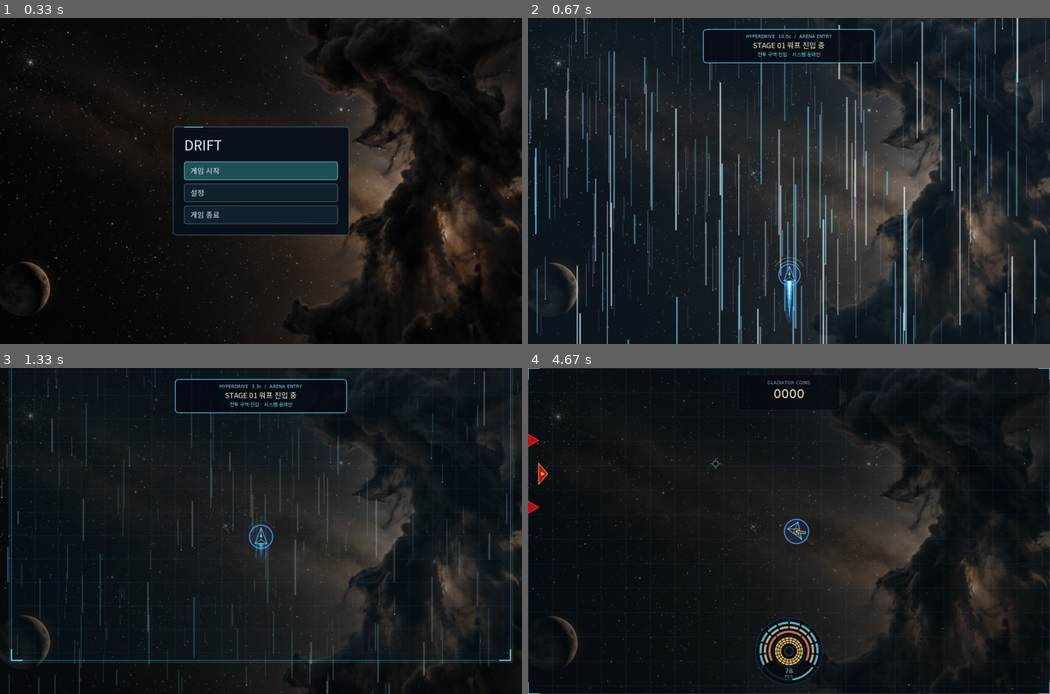
Above: before the commit, frames 1-4 (two rows, left to right).
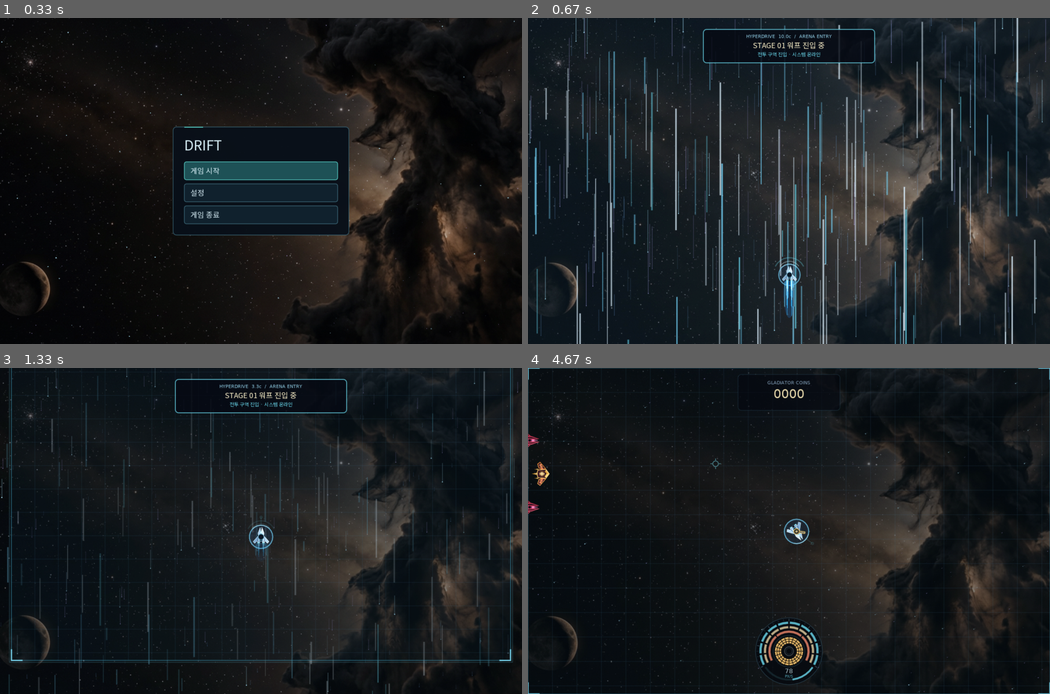
Above: after the commit, the same moments.

Repository: ChatPoongKun/SpaceGladiator
Game: LÖVE game, started from main.lua
Two runs of this game, one before a commit and one after it. Both use one fixed random seed, a clock stepped at 60 frames per second and the inputs below.
Inputs (mouse positions are in pixels of both pictures, inside the frame that each line leads up to):
- Up to frame 1 (0.33 s): no input
- Up to frame 2 (0.67 s): tap Enter at 0.33 s
- Up to frame 3 (1.33 s): no input
- Up to frame 4 (4.67 s): hold Up 1.67-2.13 s; move the mouse to (627, 605) at 1.7 s; hold D 2.17-2.8 s; move the mouse to (851, 560) at 2.2 s; hold S 2.83-3.2 s; move the mouse to (799, 420) at 2.87 s; hold A 3.23-3.7 s; move the mouse to (601, 521) at 3.27 s; hold D 3.73-4.2 s; move the mouse to (789, 570) at 3.77 s; hold W 4.23-4.53 s; move the mouse to (987, 654) at 4.27 s; hold D from 4.57 s (still down); move the mouse to (715, 462) at 4.6 s

Frame 1 is identical in both runs. In frame 2, 0.2% of the frame differs, in the area x 48-52%, y 75-94%; in frame 3, 0.1%; in frame 4, 0.3%, in the area x 0-54%, y 20-55%.

Commit message:
Redesign player and enemy ships with Nova Assault style

Diff:
--- a/enemies.lua
+++ b/enemies.lua
@@ -689,29 +689,230 @@
     end
 end
 
+-- Nova Assault enemy hull renderer (Option 1: TRACER, BEAMCASTER, BULWARK-PRIME).
+-- Drawn in local space centered at (0, 0), nose pointing up (-Y).
+function Enemies.drawHull(kind, aimed, time, opts)
+    local g = love.graphics
+    local t = time or 0
+    local pulse = 0.86 + 0.14 * math.sin(t * 7.2)
+    local thrust = opts and opts.thrust or 0
+    local flicker = 1 + math.sin(t * 48) * 0.14
+
+    if kind == 1 then
+        -- WEDGE: TRACER (split obsidian pincer interceptor + exposed burning orange core)
+        if thrust > 0.05 then
+            local len = (9 + 6 * thrust) * flicker
+            g.setColor(1, 0.42, 0.18, 0.72 * thrust)
+            g.polygon("fill", -3.4, 6, 0, 6 + len, 3.4, 6)
+            g.setColor(1, 0.95, 0.78, 0.92 * thrust)
+            g.polygon("fill", -1.4, 6, 0, 6 + len * 0.55, 1.4, 6)
+        end
+
+        -- Dark underframe (split into 2 convex triangles)
+        g.setColor(0.07, 0.024, 0.05, 1)
+        g.polygon("fill", 0, -12, -9, 9, 0, 6)
+        g.polygon("fill", 0, -12, 0, 6, 9, 9)
+
+        -- Exposed hot-orange internal core in cleft
+        g.setColor(1, 0.46, 0.20, 0.30 * pulse)
+        g.circle("fill", 0, -1, 5.2)
+        g.setColor(1, aimed and 0.68 or 0.54, aimed and 0.42 or 0.25, 0.95 * pulse)
+        g.polygon("fill", 0, -9, -2.5, 0, 0, 5, 2.5, 0)
+        g.setColor(1, 0.97, 0.84, pulse)
+        g.circle("fill", 0, -2, 1.5)
+
+        -- Left obsidian pincer armor (convex quad + inner bridge)
+        g.setColor(0.22, 0.09, 0.14, 1)
+        g.polygon("fill", -2.2, -16.5, -11.5, 10, -7.5, 11, -4.2, 4.5)
+        g.polygon("fill", -2.2, -16.5, -4.2, 4.5, -2.4, -4)
+        -- Right lit ruby-obsidian pincer armor
+        g.setColor(0.37, 0.12, 0.18, 1)
+        g.polygon("fill", 2.2, -16.5, 11.5, 10, 7.5, 11, 4.2, 4.5)
+        g.polygon("fill", 2.2, -16.5, 4.2, 4.5, 2.4, -4)
+
+        -- Crisp vermilion/coral outlines & leading-edge speculars
+        g.setLineWidth(1.1)
+        if aimed then
+            g.setColor(1, 0.66, 0.48, 1)
+        else
+            g.setColor(1, 0.30, 0.32, 1)
+        end
+        g.line(-2.2, -16.5, -11.5, 10, -7.5, 11, -4.2, 4.5, -2.4, -4, -2.2, -16.5)
+        if aimed then
+            g.setColor(1, 0.78, 0.58, 1)
+        else
+            g.setColor(1, 0.42, 0.39, 1)
+        end
+        g.line(2.2, -16.5, 11.5, 10, 7.5, 11, 4.2, 4.5, 2.4, -4, 2.2, -16.5)
+        g.setLineWidth(0.75)
+        g.setColor(1, 0.72, 0.64, 0.82)
+        g.line(-2.2, -15.5, -10.5, 9)
+        g.line(2.2, -15.5, 10.5, 9)
+
+    elseif kind == 2 then
+        -- EQUILATERAL: BEAMCASTER (tuning-fork emitter rails + floating magenta laser orb)
+        if thrust > 0.05 then
+            local len = (8 + 6 * thrust) * flicker
+            for _, side in ipairs({ -1, 1 }) do
+                local nx = side * 7.5
+                g.setColor(1, 0.32, 0.54, 0.72 * thrust)
+                g.polygon("fill", nx - 3.0, 11, nx, 11 + len, nx + 3.0, 11)
+                g.setColor(1, 0.88, 0.95, 0.90 * thrust)
+                g.polygon("fill", nx - 1.2, 11, nx, 11 + len * 0.55, nx + 1.2, 11)
+            end
+        end
+
+        -- Dark chassis frame
+        g.setColor(0.07, 0.028, 0.062, 1)
+        g.polygon("fill", 0, -14, -16, 9, 16, 9)
+        g.setLineWidth(0.9)
+        g.setColor(0.26, 0.08, 0.15, 0.9)
+        g.polygon("line", 0, -14, -16, 9, 16, 9)
+
+        -- Suspended magenta laser focusing orb in front cleft
+        g.setColor(1, 0.24, 0.62, 0.28 * pulse)
+        g.circle("fill", 0, -10, 7.5)
+        g.setColor(1, 0.23, 0.63, 0.96 * pulse)
+        g.circle("fill", 0, -10, 3.4)
+        g.setLineWidth(0.85)
+        g.setColor(1, 0.84, 0.94, 0.95 * pulse)
+        g.circle("line", 0, -10, 3.4)
+        g.setColor(1, 1, 1, pulse)
+        g.circle("fill", 0, -10, 1.5)
+        g.setLineWidth(1.2)
+        g.setColor(1, 0.55, 0.82, 0.88 * pulse)
+        g.line(0, -21, 0, -13)
+
+        -- Split tuning-fork twin emitter rails
+        g.setColor(0.22, 0.085, 0.145, 1)
+        g.polygon("fill", -4, -23.5, -9.5, -6, -8, 13, -4.5, 14)
+        g.polygon("fill", -4, -23.5, -4.5, 14, -3.2, -13)
+        g.setColor(0.36, 0.11, 0.18, 1)
+        g.polygon("fill", 4, -23.5, 9.5, -6, 8, 13, 4.5, 14)
+        g.polygon("fill", 4, -23.5, 4.5, 14, 3.2, -13)
+
+        -- Separated outer delta stabilizer plates
+        g.setColor(0.20, 0.08, 0.135, 1)
+        g.polygon("fill", -11.5, -3, -21.5, 10.5, -17.5, 14, -10, 9.5)
+        g.setColor(0.35, 0.11, 0.175, 1)
+        g.polygon("fill", 11.5, -3, 21.5, 10.5, 17.5, 14, 10, 9.5)
+
+        -- Center rear bridge
+        g.setColor(0.165, 0.05, 0.11, 1)
+        g.polygon("fill", -4.5, 2, 4.5, 2, 3.5, 11, -3.5, 11)
+
+        -- Crisp crimson/coral outlines
+        g.setLineWidth(1.1)
+        if aimed then
+            g.setColor(1, 0.62, 0.50, 1)
+        else
+            g.setColor(1, 0.27, 0.40, 1)
+        end
+        g.line(-4, -23.5, -9.5, -6, -8, 13, -4.5, 14, -3.2, -13, -4, -23.5)
+        g.polygon("line", -11.5, -3, -21.5, 10.5, -17.5, 14, -10, 9.5)
+        if aimed then
+            g.setColor(1, 0.72, 0.62, 1)
+        else
+            g.setColor(1, 0.37, 0.50, 1)
+        end
+        g.line(4, -23.5, 9.5, -6, 8, 13, 4.5, 14, 3.2, -13, 4, -23.5)
+        g.polygon("line", 11.5, -3, 21.5, 10.5, 17.5, 14, 10, 9.5)
+        g.setLineWidth(0.85)
+        g.setColor(1, 0.44, 0.72, 0.9)
+        g.polygon("line", -4.5, 2, 4.5, 2, 3.5, 11, -3.5, 11)
+
+    else
+        -- OBTUSE: BULWARK-PRIME (obsidian + ceremonial gold command flying wing + 6 missile bays)
+        if thrust > 0.05 then
+            local len = (9 + 6 * thrust) * flicker
+            for _, spec in ipairs({ { -11, 9, 0.75 }, { 0, 11, 1.0 }, { 11, 9, 0.75 } }) do
+                local nx, ny, s = spec[1], spec[2], spec[3]
+                g.setColor(1, 0.72, 0.24, 0.72 * s * thrust)
+                g.polygon("fill", nx - 3.6 * s, ny, nx, ny + len * s, nx + 3.6 * s, ny)
+                g.setColor(1, 0.97, 0.85, 0.92 * s * thrust)
+                g.polygon("fill", nx - 1.5 * s, ny, nx, ny + len * 0.55 * s, nx + 1.5 * s, ny)
+            end
+        end
+
+        -- Heavy armored underframe + glowing amber channel
+        g.setColor(0.07, 0.028, 0.055, 1)
+        g.polygon("fill", 0, -13, -26, 8, 0, 13, 26, 8)
+        g.setLineWidth(2.6)
+        g.setColor(1, 0.61, 0.19, 0.45 * pulse)
+        g.line(-22, 4, 22, 4)
+
+        -- Outer split armored wing plates (convex pentagons)
+        g.setColor(0.24, 0.10, 0.145, 1)
+        g.polygon("fill", -13, -7, -28.5, 6.5, -24, 12.5, -14, 9, -11, -1)
+        g.setColor(0.36, 0.13, 0.18, 1)
+        g.polygon("fill", 13, -7, 28.5, 6.5, 24, 12.5, 14, 9, 11, -1)
+
+        g.setLineWidth(1.2)
+        g.setColor(1, aimed and 0.74 or 0.60, aimed and 0.42 or 0.24, 1)
+        g.polygon("line", -13, -7, -28.5, 6.5, -24, 12.5, -14, 9, -11, -1)
+        g.setColor(1, aimed and 0.82 or 0.72, aimed and 0.52 or 0.33, 1)
+        g.polygon("line", 13, -7, 28.5, 6.5, 24, 12.5, 14, 9, 11, -1)
+
+        -- Central command citadel (convex heptagon)
+        g.setColor(0.22, 0.095, 0.14, 1)
+        g.polygon("fill", 0, -16, -11, -8, -9.5, 11.5, -3.5, 13.5, 3.5, 13.5, 9.5, 11.5, 11, -8)
+        g.setLineWidth(1.3)
+        g.setColor(1, 0.82, 0.44, 1)
+        g.polygon("line", 0, -16, -11, -8, -9.5, 11.5, -3.5, 13.5, 3.5, 13.5, 9.5, 11.5, 11, -8)
+
+        -- Sculpted ceremonial gold brow chevron (two convex quads)
+        g.setColor(0.86, 0.62, 0.22, 1)
+        g.polygon("fill", 0, -15.5, -9, -8, -6.5, -4.5, 0, -9.5)
+        g.setColor(1, 0.84, 0.44, 1)
+        g.polygon("fill", 0, -15.5, 9, -8, 6.5, -4.5, 0, -9.5)
+        g.setLineWidth(0.7)
+        g.setColor(1, 0.96, 0.80, 0.9)
+        g.line(-9, -8, 0, -15.5, 9, -8)
+
+        -- 6 recessed crimson missile bay blisters (3 per wing)
+        local pods = {
+            { -21.5, 5.2, -0.24 }, { -17.0, 3.2, -0.17 }, { -12.5, 1.7, -0.10 },
+            { 12.5, 1.7, 0.10 }, { 17.0, 3.2, 0.17 }, { 21.5, 5.2, 0.24 },
+        }
+        g.setLineWidth(0.7)
+        for _, pod in ipairs(pods) do
+            g.push()
+            g.translate(pod[1], pod[2])
+            g.rotate(pod[3])
+            g.setColor(1, 0.24, 0.26, 0.95)
+            g.rectangle("fill", -1.5, -2.2, 3.0, 4.4, 0.7, 0.7)
+            g.setColor(1, 0.84, 0.48, 0.9)
+            g.rectangle("line", -1.5, -2.2, 3.0, 4.4, 0.7, 0.7)
+            g.pop()
+        end
+
+        -- Burning solar-gold reactor core
+        g.setColor(1, 0.76, 0.24, 0.32 * pulse)
+        g.circle("fill", 0, 2, 7.6)
+        g.setColor(1, 0.83, 0.36, 0.96 * pulse)
+        g.polygon("fill", 0, -4.5, -4.2, 2, 0, 8, 4.2, 2)
+        g.setLineWidth(0.8)
+        g.setColor(1, 1, 1, 0.95 * pulse)
+        g.polygon("line", 0, -4.5, -4.2, 2, 0, 8, 4.2, 2)
+        g.circle("fill", 0, 2, 1.8)
+    end
+end
+
 function Enemies:draw(time)
     local g = love.graphics
     g.push("all")
-    g.setLineWidth(1.5)
     for _, enemy in ipairs(self.items) do
-        local vertices = self.types[enemy.kind].vertices
+        local thrust = 0
+        if enemy.accelerating then
+            thrust = 1
+        elseif enemy.speed then
+            local spd = enemy:speed()
+            if spd > 18 then thrust = math.min(0.6, spd / math.max(1, enemy.maxSpeed or 200)) end
+        end
         g.push()
         g.translate(enemy.x, enemy.y)
         g.rotate(enemy.angle)
-        g.setColor(0.72, 0.06, 0.09, 1)
-        g.polygon("fill", vertices)
-        if enemy.kind == 3 then
-            g.setColor(1, 0.68, 0.24, 1)
-        elseif enemy.aimed then
-            g.setColor(1, 0.56, 0.42, 1)
-        else
-            g.setColor(1, 0.24, 0.25, 1)
-        end
-        g.polygon("line", vertices)
-        if enemy.kind == 3 then
-            g.setColor(1, 0.80, 0.34, 0.9)
-            g.polygon("fill", 0, -5, -5, 4, 5, 4)
-        end
+        Enemies.drawHull(enemy.kind, enemy.aimed, time, { thrust = thrust })
         g.pop()
     end
     g.pop()
--- a/main.lua
+++ b/main.lua
@@ -378,7 +378,7 @@
         {label = "격추한 적", value = enemies.kills .. "기", heading = true},
     }
     for i, kind in ipairs(Enemies.types) do
-        rows[#rows + 1] = {label = kind.name, value = (enemies.killsByKind[i] or 0) .. "기", vertices = kind.vertices}
+        rows[#rows + 1] = {label = kind.name, value = (enemies.killsByKind[i] or 0) .. "기", vertices = kind.vertices, enemyKind = i}
     end
     local accuracy = turret.shotsFired > 0 and 100 * turret.shotsHit / turret.shotsFired or 0
     rows[#rows + 1] = {label = "명중률", value = string.format("%.1f%%", accuracy), heading = true}
--- a/menu.lua
+++ b/menu.lua
@@ -61,7 +61,15 @@
             g.rectangle("fill", left, rowY, contentWidth, step, 3, 3)
             g.setColor(0.55, 0.91, 0.89, 1)
         else
-            if row.vertices then
+            if row.enemyKind then
+                local Enemies = require("enemies")
+                g.push("all")
+                g.translate(textX + 8, rowY + step / 2)
+                g.scale(0.38)
+                Enemies.drawHull(row.enemyKind, false, 0)
+                g.pop()
+                textX = textX + 27
+            elseif row.vertices then
                 g.push()
                 g.translate(textX + 8, rowY + step / 2)
                 g.scale(0.36)
--- a/replay.lua
+++ b/replay.lua
@@ -1214,7 +1214,6 @@
 
     -- Draw enemies (with interpolation when matched)
     g.push("all")
-    g.setLineWidth(1.5)
     for i = 1, #f0.enemies do
         local e0 = f0.enemies[i]
         local ex, ey, ea = e0.x, e0.y, e0.angle
@@ -1224,24 +1223,10 @@
             ey = lerp(e0.y, e1.y, alpha)
             ea = lerpAngle(e0.angle, e1.angle, alpha)
         end
-        local def = Enemies.types[e0.kind] or Enemies.types[1]
         g.push()
         g.translate(ex, ey)
         g.rotate(ea)
-        g.setColor(0.72, 0.06, 0.09, 1)
-        g.polygon("fill", def.vertices)
-        if e0.kind == 3 then
-            g.setColor(1, 0.68, 0.24, 1)
-        elseif e0.aimed then
-            g.setColor(1, 0.56, 0.42, 1)
-        else
-            g.setColor(1, 0.24, 0.25, 1)
-        end
-        g.polygon("line", def.vertices)
-        if e0.kind == 3 then
-            g.setColor(1, 0.80, 0.34, 0.9)
-            g.polygon("fill", 0, -5, -5, 4, 5, 4)
-        end
+        Enemies.drawHull(e0.kind, e0.aimed, srcTime, { thrust = 0.55 })
         g.pop()
     end
     g.pop()
--- a/ship.lua
+++ b/ship.lua
@@ -297,21 +297,33 @@
     return r + (1 - r) * amount, g + (1 - g) * amount, b + (1 - b) * amount
 end
 
+local function setBlendedColor(g, r, gg, b, a, flash, alpha)
+    local br, bg, bb = blendWhite(r, gg, b, flash)
+    g.setColor(br, bg, bb, a * alpha)
+end
+
 function Ship:draw(time)
     local g = love.graphics
+    local t = time or 0
     local speed = self:speed()
     local boost = self.boostLevel
     local blinkAlpha, blinkFlash = self:invulnBlinkAlpha()
+    local pulse = 0.86 + 0.14 * math.sin(t * 6.5)
+
+    g.push("all")
     if self:hasShield() then
         local radius = self:hitRadius()
-        g.setColor(0.12, 0.36, 0.95, 0.14 * blinkAlpha)
+        g.setColor(0.16, 0.56, 1, 0.09 * blinkAlpha)
         g.circle("fill", self.x, self.y, radius)
-        g.setLineWidth(4)
-        g.setColor(0.17, 0.44, 1, 0.21 * blinkAlpha)
+        g.setLineWidth(3.4)
+        g.setColor(0.28, 0.72, 1, 0.22 * blinkAlpha)
         g.circle("line", self.x, self.y, radius)
-        g.setLineWidth(1.3)
-        g.setColor(0.40, 0.76, 1, 0.90 * blinkAlpha)
+        g.setLineWidth(1.2)
+        g.setColor(0.51, 0.88, 1, 0.84 * blinkAlpha)
         g.circle("line", self.x, self.y, radius)
+        g.setLineWidth(1.4)
+        g.setColor(0.85, 0.98, 1, 0.45 * blinkAlpha)
+        g.arc("line", "open", self.x, self.y, radius, self.angle - math.pi * 0.75, self.angle - math.pi * 0.25)
     end
     if speed > 4 then
         -- The small marker shows momentum, independently of the ship's nose.
@@ -325,69 +337,141 @@
     end
 
     if self.braking and speed > 1 then
-        local pulse = 0.22 + math.sin(time * 18) * 0.08
-        g.setColor(0.35, 0.92, 0.91, pulse * blinkAlpha)
+        local brakingPulse = 0.22 + math.sin(t * 18) * 0.08
+        g.setColor(0.35, 0.92, 0.91, brakingPulse * blinkAlpha)
         g.setLineWidth(2)
-        g.arc("line", "open", self.x, self.y, 30, time * 2, time * 2 + 4.5)
+        g.arc("line", "open", self.x, self.y, 30, t * 2, t * 2 + 4.5)
     end
 
     g.push()
     g.translate(self.x, self.y)
     g.rotate(self.angle)
 
+    -- Twin Nova Drift-style ribbon thrusters aligned with the dual exhaust ports (x = +-6.2).
     if boost > 0 then
-        local trail = (92 + math.sin(time * 96) * 14) * boost
+        local trail = (86 + math.sin(t * 96) * 14) * boost
         g.setColor(0.14, 0.57, 1, boost * 0.20 * blinkAlpha)
-        g.ellipse("fill", 0, 21 + trail * 0.33, 17, 13 + trail * 0.68)
-        g.setColor(0.23, 0.70, 1, boost * 0.9 * blinkAlpha)
-        g.polygon("fill", -10, 15, 0, 23 + trail, 10, 15)
-        g.setColor(0.81, 0.99, 1, boost * blinkAlpha)
-        g.polygon("fill", -5, 15, 0, 20 + trail * 0.56, 5, 15)
-        g.setColor(0.48, 0.88, 1, boost * 0.68 * blinkAlpha)
-        g.setLineWidth(2)
-        g.line(-12, 22, -13, 28 + trail * 0.72)
-        g.line(12, 22, 13, 28 + trail * 0.72)
+        g.ellipse("fill", 0, 21 + trail * 0.30, 17, 13 + trail * 0.62)
+        for _, side in ipairs({ -1, 1 }) do
+            local nx = side * 6.2
+            g.setColor(0.20, 0.72, 1, boost * 0.88 * blinkAlpha)
+            g.polygon("fill", nx - 4.2, 15, nx, 22 + trail, nx + 4.2, 15)
+            g.setColor(0.82, 0.99, 1, boost * blinkAlpha)
+            g.polygon("fill", nx - 2.2, 15, nx, 19 + trail * 0.56, nx + 2.2, 15)
+            g.setColor(0.48, 0.90, 1, boost * 0.65 * blinkAlpha)
+            g.setLineWidth(1.6)
+            g.line(side * 12.5, 20, side * 13.5, 26 + trail * 0.66)
+        end
     elseif self.accelerating then
-        local flame = 27 + math.sin(time * 57) * 7 + math.sin(time * 31) * 3
-        g.setColor(1, 0.40, 0.16, 0.08 * blinkAlpha)
-        g.ellipse("fill", 0, 23, 18, flame + 12)
-        g.setColor(1, 0.46, 0.16, 0.8 * blinkAlpha)
-        g.polygon("fill", -7, 15, 0, 16 + flame, 7, 15)
-        g.setColor(1, 0.85, 0.48, blinkAlpha)
-        g.polygon("fill", -4, 15, 0, 29 + flame * 0.3, 4, 15)
-        g.setColor(0.92, 1, 1, blinkAlpha)
-        g.polygon("fill", -3, 15, 0, 27, 3, 15)
-    end
-
-    for scale = 3, 1, -1 do
-        local gr, gg, gb = blendWhite(0.26, 0.78, 1, blinkFlash)
-        local glowAlpha = (0.025 + 0.06 * blinkFlash) * (4 - scale) * blinkAlpha
-        g.setColor(gr, gg, gb, glowAlpha)
+        local flame = 24 + math.sin(t * 57) * 6 + math.sin(t * 31) * 3
+        g.setColor(0.18, 0.74, 1, 0.14 * blinkAlpha)
+        g.ellipse("fill", 0, 21 + flame * 0.25, 14, flame * 0.75 + 8)
+        for _, side in ipairs({ -1, 1 }) do
+            local nx = side * 6.2
+            g.setColor(0.16, 0.62, 1, 0.78 * blinkAlpha)
+            g.polygon("fill", nx - 3.6, 15, nx, 16 + flame, nx + 3.6, 15)
+            g.setColor(0.48, 0.96, 1, 0.92 * blinkAlpha)
+            g.polygon("fill", nx - 2.3, 15, nx, 16 + flame * 0.68, nx + 2.3, 15)
+            g.setColor(0.96, 1, 1, blinkAlpha)
+            g.polygon("fill", nx - 1.3, 15, nx, 15 + flame * 0.42, nx + 1.3, 15)
+        end
+    end
+
+    -- Soft cyan ambient aura behind the chassis.
+    for scale = 2, 1, -1 do
+        local glowAlpha = (0.032 + 0.065 * blinkFlash) * (3 - scale) * blinkAlpha
+        setBlendedColor(g, 0.30, 0.86, 1, glowAlpha, blinkFlash, 1)
         g.push()
-        g.scale(1 + scale * 0.12)
-        g.polygon("fill", 0, -23, -15, 17, 15, 17)
+        g.scale(1 + scale * 0.10)
+        g.polygon("fill", 0, -23, -19, 13, -10, 16, 10, 16, 19, 13)
         g.pop()
     end
 
-    -- Symmetric silhouette: one tip, two equal sides, one flat base.
-    local r, gg, b = blendWhite(0.075, 0.14, 0.20, blinkFlash * 0.72)
-    g.setColor(r, gg, b, blinkAlpha)
-    g.polygon("fill", 0, -23, -15, 17, 15, 17)
-    r, gg, b = blendWhite(0.46, 0.84, 0.91, blinkFlash)
-    g.setColor(r, gg, b, 0.95 * blinkAlpha)
-    g.setLineWidth(1.6 + blinkFlash * 0.9)
-    g.polygon("line", 0, -23, -15, 17, 15, 17)
-    r, gg, b = blendWhite(0.75, 0.94, 1, blinkFlash)
-    g.setColor(r, gg, b, 0.75 * blinkAlpha)
-    g.setLineWidth(1)
-    g.line(0, -23, 0, 7, -15, 17)
-    g.line(0, 7, 15, 17)
-    r, gg, b = blendWhite(0.36, 0.86, 1, blinkFlash)
-    g.setColor(r, gg, b, 0.9 * blinkAlpha)
-    g.polygon("fill", 0, -11, -4, 1, 4, 1)
-    r, gg, b = blendWhite(0.58, 0.93, 1, blinkFlash)
-    g.setColor(r, gg, b, 0.9 * blinkAlpha)
-    g.line(-6, 17, 6, 17)
+    -- 1. Recessed dark skeletal chassis underframe (visible inside negative-space slits).
+    setBlendedColor(g, 0.04, 0.075, 0.125, 1, blinkFlash * 0.72, blinkAlpha)
+    g.polygon("fill", -5, -14, 5, -14, 17, 12, 10, 16, -10, 16, -17, 12)
+    setBlendedColor(g, 0.12, 0.23, 0.34, 0.9, blinkFlash, blinkAlpha)
+    g.setLineWidth(0.9)
+    g.polygon("line", -5, -14, 5, -14, 17, 12, 10, 16, -10, 16, -17, 12)
+
+    -- 2. Internal glowing cyan reactor core & wing-gap plasma conduits.
+    setBlendedColor(g, 0.22, 0.88, 1, 0.26 * pulse, blinkFlash, blinkAlpha)
+    g.circle("fill", 0, -9, 6.2)
+    setBlendedColor(g, 0.38, 0.96, 1, 0.92 * pulse, blinkFlash, blinkAlpha)
+    g.polygon("fill", 0, -17, -2.6, -6, 0, 10, 2.6, -6)
+    g.setLineWidth(2.4)
+    setBlendedColor(g, 0.28, 0.92, 1, 0.35 * pulse, blinkFlash, blinkAlpha)
+    g.line(-6, 2, -13, 9)
+    g.line(6, 2, 13, 9)
+    g.setLineWidth(1.2)
+    setBlendedColor(g, 0.62, 0.98, 1, 0.90 * pulse, blinkFlash, blinkAlpha)
+    g.line(-6, 2, -13, 9)
+    g.line(6, 2, 13, 9)
+
+    -- 3. Outer split delta wing armor plates (directional ice-titanium bevel shading).
+    -- Left wing (cooler mid-steel)
+    setBlendedColor(g, 0.50, 0.67, 0.82, 1, blinkFlash * 0.72, blinkAlpha)
+    g.polygon("fill", -7, -3, -20, 12, -16.5, 16.5, -10.5, 11)
+    setBlendedColor(g, 0.34, 0.49, 0.64, 1, blinkFlash * 0.72, blinkAlpha)
+    g.polygon("fill", -7, -3, -10.5, 11, -6, 8)
+    setBlendedColor(g, 0.26, 0.40, 0.55, 1, blinkFlash * 0.72, blinkAlpha)
+    g.polygon("fill", -10.5, 11, -8.5, 14, -6, 8)
+
+    -- Right wing (sunlit bright ice-titanium)
+    setBlendedColor(g, 0.72, 0.86, 0.96, 1, blinkFlash * 0.72, blinkAlpha)
+    g.polygon("fill", 7, -3, 20, 12, 16.5, 16.5, 10.5, 11)
+    setBlendedColor(g, 0.50, 0.67, 0.82, 1, blinkFlash * 0.72, blinkAlpha)
+    g.polygon("fill", 7, -3, 10.5, 11, 6, 8)
+    setBlendedColor(g, 0.38, 0.55, 0.70, 1, blinkFlash * 0.72, blinkAlpha)
+    g.polygon("fill", 10.5, 11, 8.5, 14, 6, 8)
+
+    g.setLineWidth(1.0 + blinkFlash * 0.6)
+    setBlendedColor(g, 0.84, 0.95, 1, 0.92, blinkFlash, blinkAlpha)
+    g.line(-7, -3, -20, 12, -16.5, 16.5, -10.5, 11, -8.5, 14, -6, 8, -7, -3)
+    setBlendedColor(g, 0.96, 0.99, 1, 0.98, blinkFlash, blinkAlpha)
+    g.line(7, -3, 20, 12, 16.5, 16.5, 10.5, 11, 8.5, 14, 6, 8, 7, -3)
+
+    -- 4. Split forked Assault nose prow plates (signature Nova Drift cleft prow).
+    -- Left prow
+    setBlendedColor(g, 0.64, 0.80, 0.93, 1, blinkFlash * 0.72, blinkAlpha)
+    g.polygon("fill", -2.5, -24, -7.5, -10, -5.8, 8, -2, -5, -1.4, -17)
+    setBlendedColor(g, 0.44, 0.61, 0.76, 1, blinkFlash * 0.72, blinkAlpha)
+    g.polygon("fill", -5.8, 8, -9, 15.5, -3.5, 15.5, -2, -5)
+
+    -- Right prow (sunlit pale platinum)
+    setBlendedColor(g, 0.84, 0.94, 1, 1, blinkFlash * 0.72, blinkAlpha)
+    g.polygon("fill", 2.5, -24, 7.5, -10, 5.8, 8, 2, -5, 1.4, -17)
+    setBlendedColor(g, 0.58, 0.75, 0.89, 1, blinkFlash * 0.72, blinkAlpha)
+    g.polygon("fill", 5.8, 8, 9, 15.5, 3.5, 15.5, 2, -5)
+
+    g.setLineWidth(1.0 + blinkFlash * 0.6)
+    setBlendedColor(g, 0.88, 0.96, 1, 0.95, blinkFlash, blinkAlpha)
+    g.line(-2.5, -24, -7.5, -10, -5.8, 8, -9, 15.5, -3.5, 15.5, -2, -5, -1.4, -17, -2.5, -24)
+    setBlendedColor(g, 1, 1, 1, 0.98, blinkFlash, blinkAlpha)
+    g.line(2.5, -24, 7.5, -10, 5.8, 8, 9, 15.5, 3.5, 15.5, 2, -5, 1.4, -17, 2.5, -24)
+
+    -- 5. Central cockpit bridge, glowing visor glint & dorsal turret collar.
+    setBlendedColor(g, 0.08, 0.14, 0.21, 1, blinkFlash * 0.72, blinkAlpha)
+    g.polygon("fill", 0, -11, -3.6, -5, -4.2, 9, 0, 12, 4.2, 9, 3.6, -5)
+    g.setLineWidth(0.9)
+    setBlendedColor(g, 0.52, 0.84, 0.96, 0.92, blinkFlash, blinkAlpha)
+    g.polygon("line", 0, -11, -3.6, -5, -4.2, 9, 0, 12, 4.2, 9, 3.6, -5)
+
+    setBlendedColor(g, 0.80, 0.98, 1, 0.96 * pulse, blinkFlash, blinkAlpha)
+    g.polygon("fill", 0, -15.5, -1.8, -9.5, 0, -7.5, 1.8, -9.5)
+
+    setBlendedColor(g, 0.045, 0.085, 0.14, 1, blinkFlash * 0.72, blinkAlpha)
+    g.circle("fill", 0, 0, 7.5)
+    g.setLineWidth(0.9)
+    setBlendedColor(g, 0.46, 0.80, 0.92, 0.9, blinkFlash, blinkAlpha)
+    g.circle("line", 0, 0, 7.5)
+
+    -- 6. Recessed twin plasma exhaust bars.
+    setBlendedColor(g, 0.55, 0.97, 1, (0.78 + 0.22 * pulse), blinkFlash, blinkAlpha)
+    g.rectangle("fill", -8.4, 14.5, 4.4, 2, 0.6, 0.6)
+    g.rectangle("fill", 4.0, 14.5, 4.4, 2, 0.6, 0.6)
+
+    g.pop()
     g.pop()
 end
 
--- a/turret.lua
+++ b/turret.lua
@@ -473,25 +473,38 @@
     if ship and ship.invulnBlinkAlpha then
         alpha, flash = ship:invulnBlinkAlpha()
     end
+    local pulse = 0.84 + math.sin((time or 0) * 7) * 0.16
     g.push("all")
     g.translate(ship.x, ship.y)
     g.rotate(self.angle)
-    local r, gg, b = blendWhite(0.06, 0.11, 0.16, flash * 0.72)
+
+    -- Refined Nova Assault barrel
+    local r, gg, b = blendWhite(0.09, 0.14, 0.20, flash * 0.72)
     g.setColor(r, gg, b, alpha)
-    g.circle("fill", 0, 0, 8)
-    r, gg, b = blendWhite(0.92, 0.69, 0.30, flash)
+    g.rectangle("fill", -2.2, -muzzleLength + 1, 4.4, muzzleLength - 2, 0.9, 0.9)
+    r, gg, b = blendWhite(1, 0.84, 0.47, flash)
+    g.setColor(r, gg, b, alpha)
+    g.setLineWidth(1.05)
+    g.rectangle("line", -2.2, -muzzleLength + 1, 4.4, muzzleLength - 2, 0.9, 0.9)
+    r, gg, b = blendWhite(1, 0.96, 0.81, flash)
+    g.setColor(r, gg, b, 0.75 * alpha)
+    g.setLineWidth(0.8)
+    g.line(0, -muzzleLength + 2.5, 0, -9)
+
+    -- Turret housing & glowing golden core
+    r, gg, b = blendWhite(0.07, 0.11, 0.16, flash * 0.72)
+    g.setColor(r, gg, b, alpha)
+    g.circle("fill", 0, 0, 7.1)
+    r, gg, b = blendWhite(0.94, 0.70, 0.29, flash)
     g.setColor(r, gg, b, alpha)
     g.setLineWidth(1.2)
-    g.circle("line", 0, 0, 7)
-    r, gg, b = blendWhite(0.14, 0.22, 0.27, flash * 0.72)
-    g.setColor(r, gg, b, alpha)
-    g.rectangle("fill", -2.5, -muzzleLength, 5, muzzleLength)
-    r, gg, b = blendWhite(1, 0.82, 0.44, flash)
-    g.setColor(r, gg, b, alpha)
-    g.rectangle("line", -2.5, -muzzleLength, 5, muzzleLength)
-    r, gg, b = blendWhite(1, 0.90, 0.59, flash)
-    g.setColor(r, gg, b, (0.8 + math.sin((time or 0) * 7) * 0.15) * alpha)
-    g.circle("fill", 0, 0, 3)
+    g.circle("line", 0, 0, 6.8)
+    r, gg, b = blendWhite(1, 0.84, 0.42, flash)
+    g.setColor(r, gg, b, 0.30 * pulse * alpha)
+    g.circle("fill", 0, 0, 4.8)
+    r, gg, b = blendWhite(1, 0.92, 0.64, flash)
+    g.setColor(r, gg, b, pulse * alpha)
+    g.circle("fill", 0, 0, 2.7)
     g.pop()
 end
 
